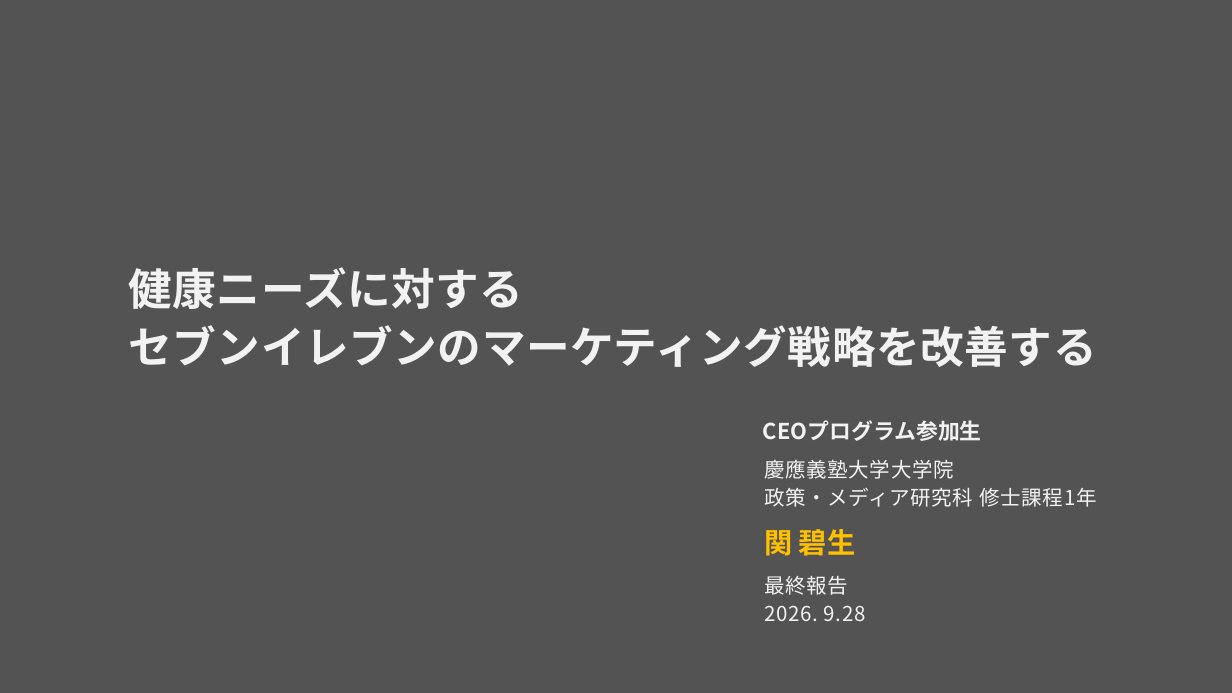
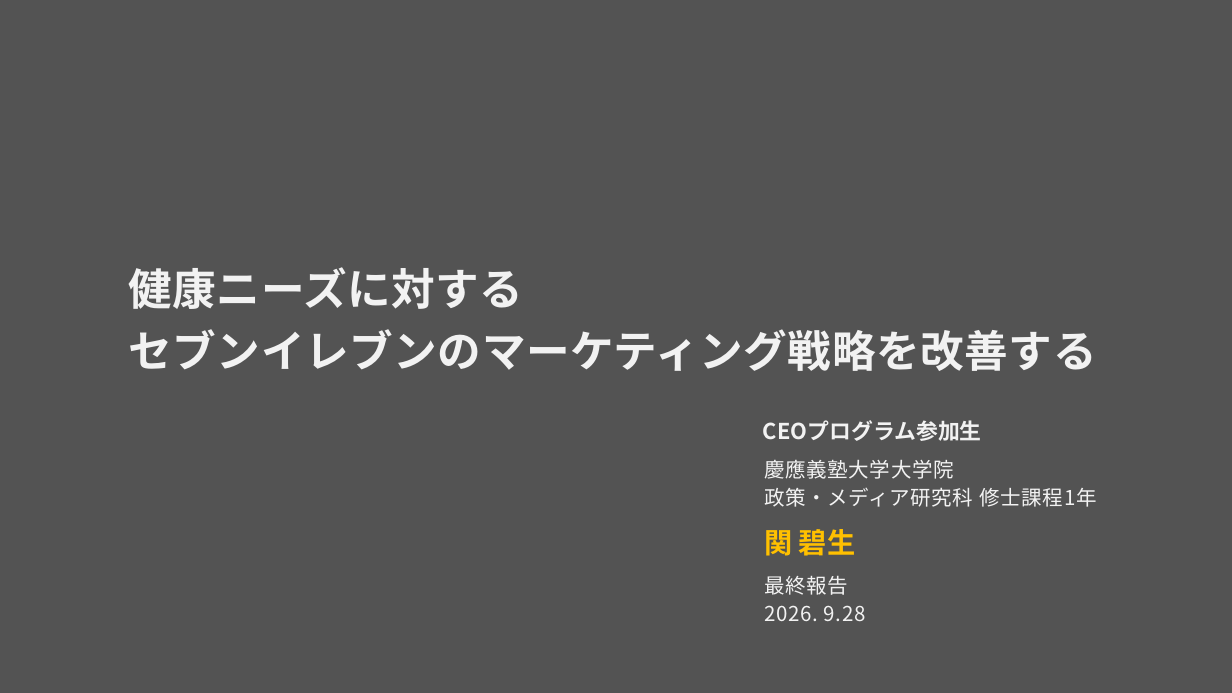
Before and after one commit to aoiseki0415/Accenture_CEO, a slide deck: slide 1 of 提出物一覧/アクセンチュア_最終報告（作成中）.pptx. Drawn at 1232x693 pixels with LibreOffice and Linux fonts; fonts in the diff are those of the drawing. Boxes give left, top, right and bottom in pixels: in the first picture for what was removed or moved away, otherwise in the second. Text is boxed around its words. In the diff, an @@ line names an element or a change of style, - is before the commit and + after.

```diff
--- a/提出物一覧/アクセンチュア_最終報告（作成中）.pptx
+++ b/提出物一覧/アクセンチュア_最終報告（作成中）.pptx
@@ text "健康ニーズに対する" at <box>129,267,1097,371</box>: line spacing 45.4pt to 48.4pt @@
```
Also in this commit, not shown: 10 other slides changed, 2 slides added, 2 slides removed.
